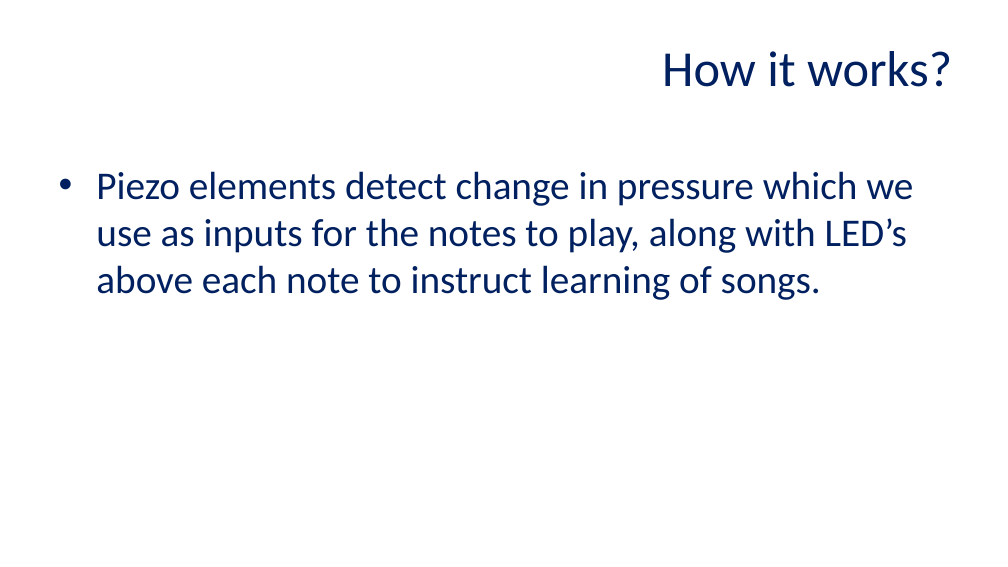
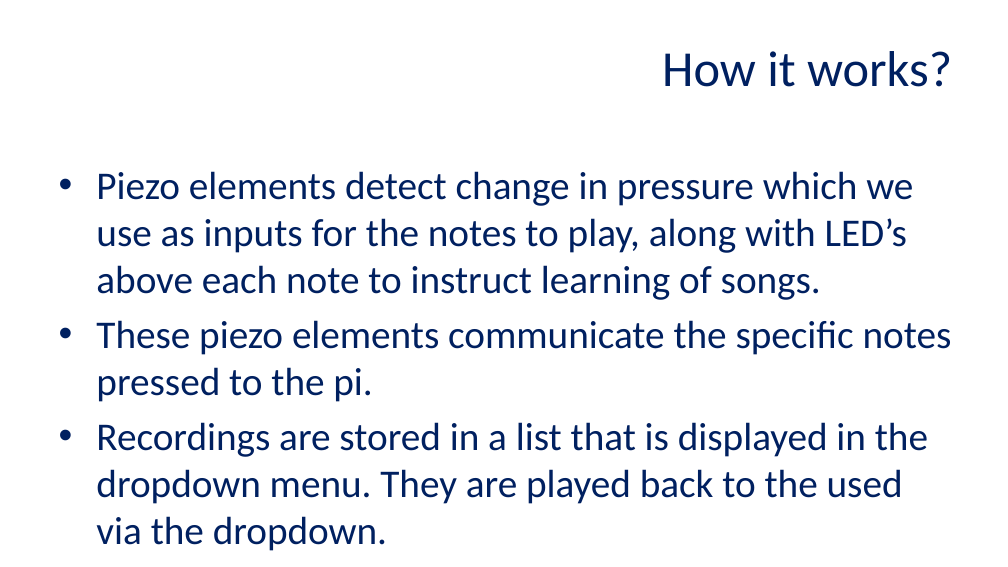
Before and after one commit to Final-Pi-Project-132/The-Final-Pi-project, a slide deck: slide 3 of Pi Project Presentation.pptx. Drawn at 1008x567 pixels with LibreOffice and Linux fonts; fonts in the diff are those of the drawing; background and template pictures are left out. Boxes give left, top, right and bottom in pixels: in the first picture for what was removed or moved away, otherwise in the second. Text is boxed around its words. In the diff, an @@ line names an element or a change of style, - is before the commit and + after.

```diff
--- a/Pi Project Presentation.pptx
+++ b/Pi Project Presentation.pptx
@@ text at (96, 320, 952, 545): paragraphs added @@
+• These piezo elements communicate the specific notes pressed to the pi.
+• Recordings are stored in a list that is displayed in the dropdown menu. They are played back to the used via the dropdown.
```
Also in this commit, not shown: 3 other slides changed.
